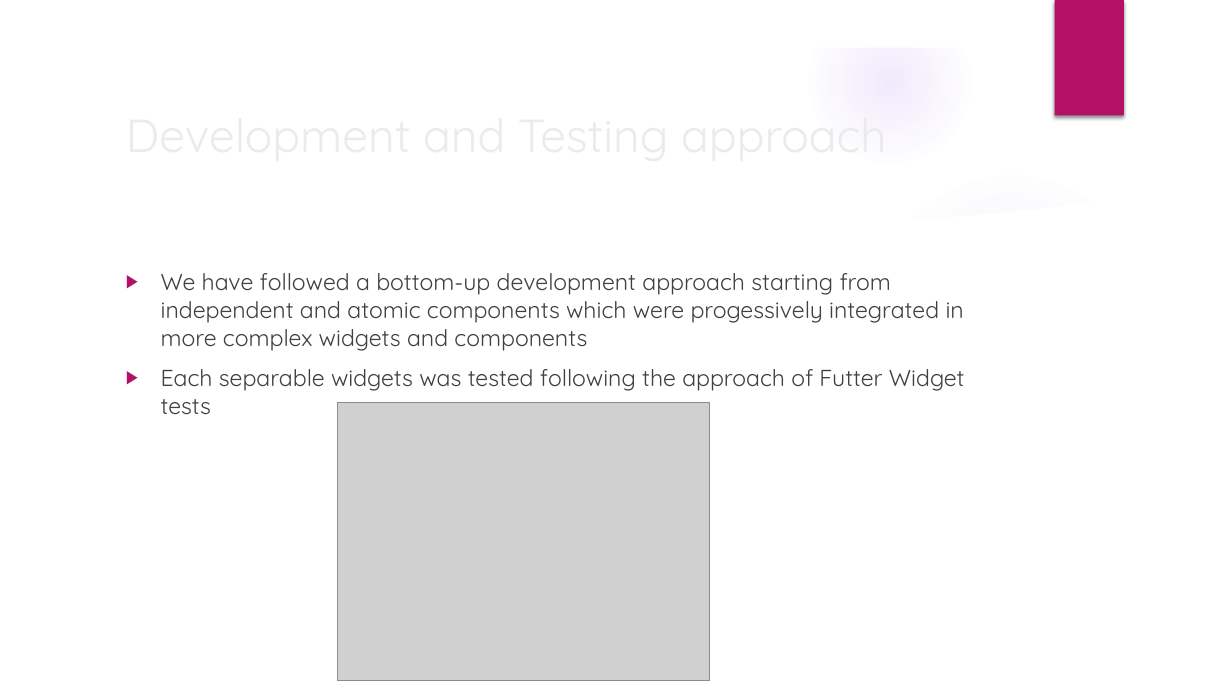
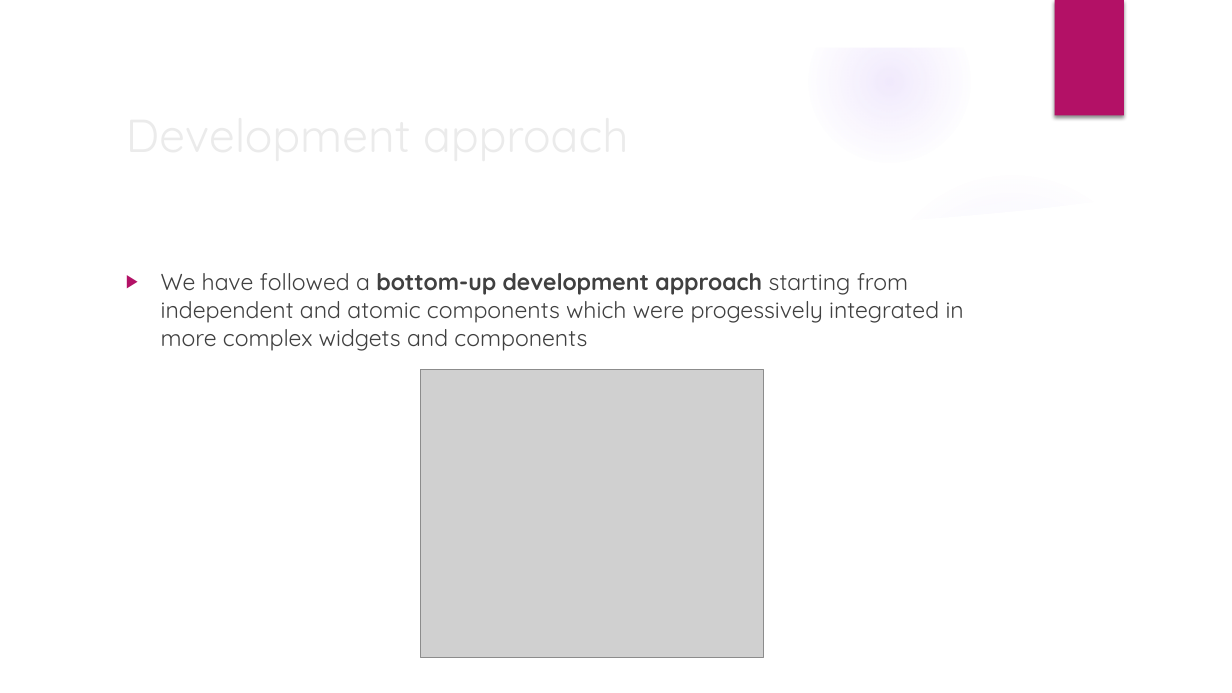
Before and after one commit to fedy97/Baddy-full-stack-app, a slide deck: slide 14 of documentation/Baddy_presentation.pptx (slide 7 before the commit). Drawn at 1232x693 pixels with LibreOffice and Linux fonts; fonts in the diff are those of the drawing; grey boxes stand for pictures; background and template pictures are left out. Boxes give left, top, right and bottom in pixels: in the first picture for what was removed or moved away, otherwise in the second. Text is boxed around its words. In the diff, an @@ line names an element or a change of style, - is before the commit and + after.

```diff
--- a/documentation/Baddy_presentation.pptx
+++ b/documentation/Baddy_presentation.pptx
@@ text "We have followed a bottom-up ..." at (161, 273, 964, 351): bold on in "bottom-up development approach" @@
@@ title at (503, 273, 762, 295): text changed @@
-Development and Testing approach
+Development approach
@@ text at (161, 369, 965, 414): paragraph removed @@
-▶ Each separable widgets was tested following the approach of Futter Widget tests
@@ picture: place and size @@
-picture at (338, 403, 711, 680)
+picture at (421, 370, 763, 657)
```
Also in this commit, not shown: 2 other slides changed, 8 slides added, 1 other file.
